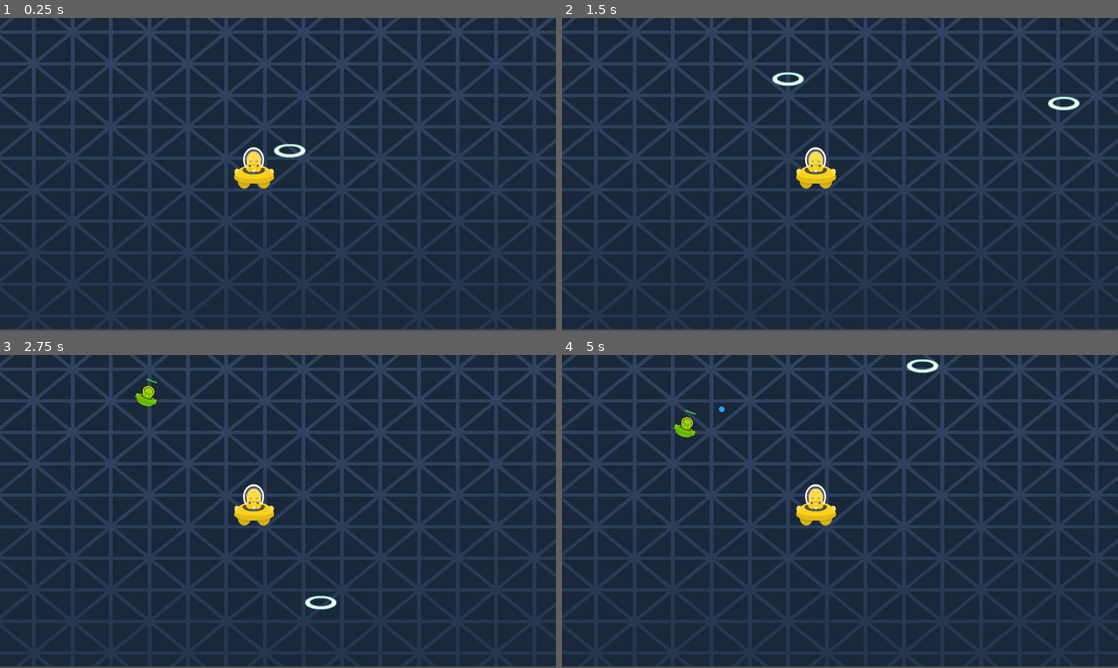
Above: before the commit, frames 1-4 (two rows, left to right).
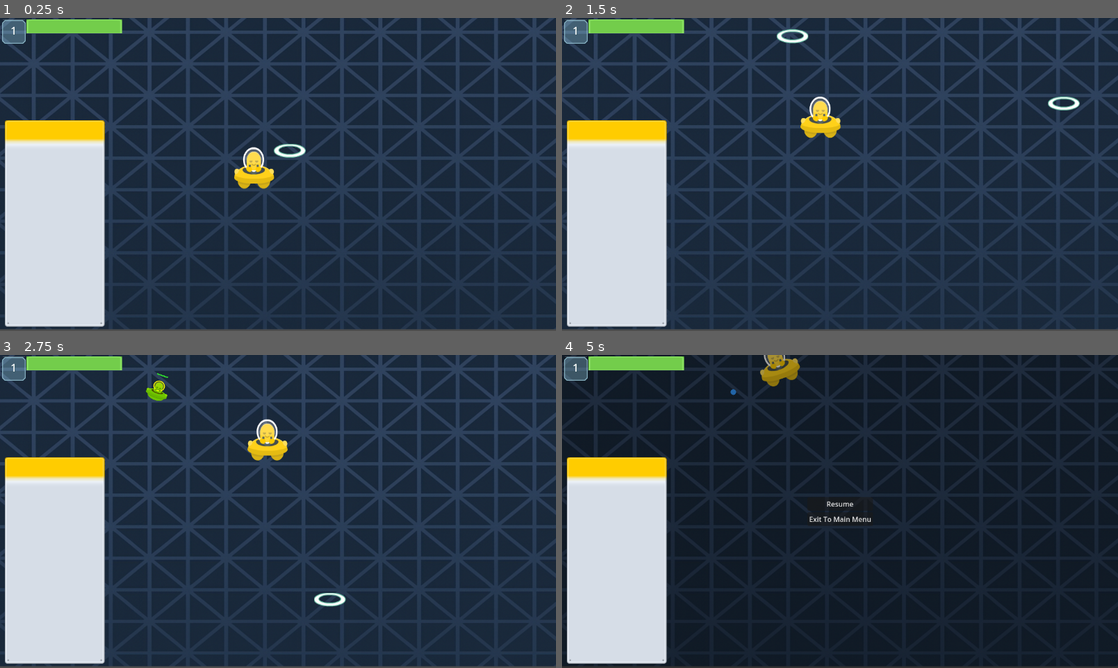
Above: after the commit, the same moments.

Repository: Ahmet-CSS/Spaceship-Game
Game: Godot game, scene res://Scenes/game.tscn
Two runs of this game, one before a commit and one after it. Both use one fixed random seed, a clock stepped at 60 frames per second and the inputs below.
Inputs (mouse positions are in pixels of both pictures, inside the frame that each line leads up to):
- Up to frame 1 (0.25 s): no input
- Up to frame 2 (1.5 s): move the mouse to (962, 158) at 0.52 s; hold W (move_up, bound only before the commit) 0.53-1.28 s; tap D (move_righ, bound only before the commit) at 0.6 s; click (962, 158) at 0.8 s; move the mouse to (728, 190) at 1.27 s; hold S (move_down, bound only before the commit) from 1.28 s (still down); click (728, 190) at 1.35 s
- Up to frame 3 (2.75 s): tap D (move_righ, bound only before the commit) at 1.55, 2.1 s; move the mouse to (333, 442) at 2.02 s; release S (move_down, bound only before the commit) at 2.03 s; hold W (move_up, bound only before the commit) from 2.03 s (still down); click (333, 442) at 2.3 s
- Up to frame 4 (5 s): move the mouse to (812, 574) at 2.77 s; click (812, 574) at 2.85 s; tap D (move_righ, bound only before the commit) at 3.05, 3.6, 4.55 s; move the mouse to (1006, 558) at 3.52 s; release W (move_up, bound only before the commit) at 3.53 s; hold A (move_left, bound only before the commit) from 3.53 s (still down); click (1006, 558) at 3.8 s; tap Escape (pause, bound only after the commit) at 4.15 s; move the mouse to (673, 464) at 4.27 s; click (673, 464) at 4.35 s

The runs differ from the first frame. In frame 1, 13% of the frame differs, in the area x 0-22%, y 0-99%; in frame 2, 15%; in frame 3, 15%; in frame 4, 43%, in the area x 0-100%, y 0-100%.
Error before the commit: Attempt to call function 'update_health' in base 'null instance' on a null instance. (res://Player/player.gd:31)

Commit message:
HP+XP UI complete

Diff:
--- a/survivor/Player/player.gd
+++ b/survivor/Player/player.gd
@@ -22,14 +22,13 @@
 signal died
 var stats: PlayerStatus
 
-@onready var ui = get_tree().get_first_node_in_group("ui")
+@onready var ui: Node = null
 var xp := 0
+
 
 
 func _ready() -> void:
 	add_to_group("Player")
-	ui.update_health(80)
-	ui.update_xp(25)
 
 # Find nearest Enemy within detection radius
 func _pick_target() -> Node2D:
@@ -79,7 +78,7 @@
 
 func _physics_process(_delta:float) -> void:
 	# Movement
-	var input_direction = Input.get_vector("left", "right", "up", "down")
+	var input_direction = Input.get_vector("left","right","up","down")
 	velocity = input_direction * speed
 	move_and_slide()
 
@@ -106,15 +105,11 @@
 
 # forward damage to stats, die when no HP
 func take_damage(amount: int) -> void:
-	if stats == null:
-		return
+	if stats == null: return
 	stats.take_damage(amount)
-	ui.update_health(stats.hp)
 	if stats.hp <= 0:
 		emit_signal("died")
 
-
-
 func gain_xp(amount: int) -> void:
-	xp += amount
-	ui.update_xp(xp)
+	if stats == null: return
+	stats.add_xp(amount)
--- a/survivor/Player/player.tscn
+++ b/survivor/Player/player.tscn
@@ -1,7 +1,7 @@
 [gd_scene load_steps=4 format=3 uid="uid://bq2fxemi6ggwn"]
 
 [ext_resource type="Script" uid="uid://b07hkds215ol3" path="res://Player/player.gd" id="1_5j8kf"]
-[ext_resource type="Texture2D" uid="uid://bff6mjtwo3h27" path="res://assets/SpaceAliens/shipYellow_manned.png" id="2_4ntmi"]
+[ext_resource type="Texture2D" uid="uid://bff6mjtwo3h27" path="res://SpaceAliens/shipYellow_manned.png" id="2_4ntmi"]
 [ext_resource type="PackedScene" uid="uid://c7rqsmrgorcim" path="res://Player/Bullet.tscn" id="2_btcbx"]
 
 [node name="Player" type="CharacterBody2D"]
--- a/survivor/Resources/PlayerStats.gd
+++ b/survivor/Resources/PlayerStats.gd
@@ -5,6 +5,12 @@
 var xp: int = 0
 var max_hp: int = 100
 var hp: int = max_hp
+
+func level() -> int:
+	return 1 + int(xp / 5.0)
+
+func xp_in_level() -> int:
+	return xp % 5
 
 func add_xp(amount: int) -> void:
 	xp += amount
--- a/survivor/Scenes/game.gd
+++ b/survivor/Scenes/game.gd
@@ -18,6 +18,10 @@
 	$Player.stats = player_stats
 	$Player.died.connect(_on_player_died)
 
+	var ui = get_tree().get_first_node_in_group("ui")
+	if ui and "bind_stats" in ui:
+		ui.bind_stats(player_stats)
+
 func _on_player_died() -> void:
 	# Freeze time and show game-over menu
 	Engine.time_scale = 0.0
--- a/survivor/Scenes/game.tscn
+++ b/survivor/Scenes/game.tscn
@@ -6,6 +6,8 @@
 [ext_resource type="PackedScene" uid="uid://4r8x2508f57f" path="res://UI/GameOverMenu.tscn" id="3_i6g32"]
 [ext_resource type="Texture2D" uid="uid://dh460ufxe77f8" path="res://assets/SpaceAliens/backround.png" id="4_i6g32"]
 [ext_resource type="PackedScene" uid="uid://bgjhfbd64fbc1" path="res://Enemy/EnemySpawner.tscn" id="4_qcbus"]
+[ext_resource type="PackedScene" uid="uid://4gr0umo4ekb3" path="res://UI/hpxp_ui.tscn" id="7_1l0tm"]
+[ext_resource type="PackedScene" uid="uid://c7kuvbfw07o3a" path="res://UI/detail_status_ui.tscn" id="8_v158k"]
 
 [node name="Game" type="Node"]
 script = ExtResource("1_5diyh")
@@ -25,3 +27,7 @@
 enemy_container = NodePath("../EnemyContainer")
 
 [node name="EnemyContainer" type="Node2D" parent="."]
+
+[node name="HPXP_UI" parent="." instance=ExtResource("7_1l0tm")]
+
+[node name="DetailStatus_UI" parent="." instance=ExtResource("8_v158k")]
--- /dev/null
+++ b/survivor/UI/detail_status_ui.tscn
@@ -0,0 +1,16 @@
+[gd_scene load_steps=2 format=3 uid="uid://c7kuvbfw07o3a"]
+
+[ext_resource type="Texture2D" uid="uid://cmpivbiiqxwxo" path="res://UI/status_panel.tres" id="1_281h4"]
+
+[node name="DetailStatus_UI" type="CanvasLayer" groups=["ui"]]
+
+[node name="NinePatchRect" type="NinePatchRect" parent="."]
+offset_left = 11.0
+offset_top = 235.0
+offset_right = 241.0
+offset_bottom = 710.0
+texture = ExtResource("1_281h4")
+patch_margin_left = 12
+patch_margin_top = 25
+patch_margin_right = 12
+patch_margin_bottom = 12
--- /dev/null
+++ b/survivor/UI/empty.tres
@@ -0,0 +1,7 @@
+[gd_resource type="AtlasTexture" load_steps=2 format=3 uid="uid://bf32bscl68bko"]
+
+[ext_resource type="Texture2D" uid="uid://bpashs41saun8" path="res://assets/UIPack-SciFi/uipackSpace_sheet.png" id="1_nkw0i"]
+
+[resource]
+atlas = ExtResource("1_nkw0i")
+region = Rect2(409.7, 327.8, 102.3, 28.6)
--- a/survivor/UI/health_fill.tres
+++ b/survivor/UI/health_fill.tres
@@ -1,7 +1,7 @@
 [gd_resource type="AtlasTexture" load_steps=2 format=3 uid="uid://dktgbdravx02o"]
 
-[ext_resource type="Texture2D" uid="uid://bpashs41saun8" path="res://assets/UIPack-SciFi/uipackSpace_sheet.png" id="1_c5t4s"]
+[ext_resource type="Texture2D" uid="uid://bpashs41saun8" path="res://UIPack-SciFi/uipackSpace_sheet.png" id="1_c5t4s"]
 
 [resource]
 atlas = ExtResource("1_c5t4s")
-region = Rect2(104, 399.5, 95, 32)
+region = Rect2(102, 402, 96, 26)
--- a/survivor/UI/hpxp_ui.gd
+++ b/survivor/UI/hpxp_ui.gd
@@ -1,10 +1,22 @@
 extends CanvasLayer
 
 @onready var health_bar = $Health
-@onready var xp_bar = $XP
+@onready var xp_bar     = $XP
+@onready var level_label: Label = $Frame/LvlText
 
-func update_health(value: float):
-	health_bar.value = clamp(value, 0, health_bar.max)
+var stats: PlayerStatus
 
-func update_xp(value: float):
-	xp_bar.value = clamp(value, 0, xp_bar.max)
+func bind_stats(s: PlayerStatus) -> void:
+	if stats and stats.stats_changed.is_connected(_on_stats_changed):
+		stats.stats_changed.disconnect(_on_stats_changed)
+	stats = s
+	stats.stats_changed.connect(_on_stats_changed)
+	_on_stats_changed()
+
+func _on_stats_changed() -> void:
+	if stats == null: return
+	health_bar.max_value = stats.max_hp
+	health_bar.value     = stats.hp
+	level_label.text = str(stats.level())
+	xp_bar.max_value = 5
+	xp_bar.value     = stats.xp_in_level()
--- a/survivor/UI/hpxp_ui.tscn
+++ b/survivor/UI/hpxp_ui.tscn
@@ -1,10 +1,10 @@
 [gd_scene load_steps=8 format=3 uid="uid://4gr0umo4ekb3"]
 
 [ext_resource type="Script" uid="uid://cdhm4n886rnk0" path="res://UI/hpxp_ui.gd" id="1_gb3bk"]
-[ext_resource type="Texture2D" uid="uid://bf32bscl68bko" path="res://UI/health_empty.tres" id="1_ujm5b"]
+[ext_resource type="Texture2D" uid="uid://bf32bscl68bko" path="res://UI/empty.tres" id="1_ujm5b"]
 [ext_resource type="Texture2D" uid="uid://dktgbdravx02o" path="res://UI/health_fill.tres" id="3_ooyr2"]
-[ext_resource type="Texture2D" uid="uid://bpashs41saun8" path="res://assets/UIPack-SciFi/uipackSpace_sheet.png" id="3_x50lp"]
-[ext_resource type="Texture2D" uid="uid://dfe5axvxinbc5" path="res://UI/xp_under.tres" id="5_gb3bk"]
+[ext_resource type="Texture2D" uid="uid://bpashs41saun8" path="res://UIPack-SciFi/uipackSpace_sheet.png" id="3_x50lp"]
+[ext_resource type="Texture2D" uid="uid://dfe5axvxinbc5" path="res://UI/under.tres" id="5_gb3bk"]
 [ext_resource type="Texture2D" uid="uid://cdvoijlve016p" path="res://UI/xp_fill.tres" id="5_x50lp"]
 
 [sub_resource type="AtlasTexture" id="AtlasTexture_gb3bk"]
@@ -17,7 +17,7 @@
 [node name="Health" type="TextureProgressBar" parent="."]
 offset_left = 61.0
 offset_top = 3.0
-offset_right = 211.0
+offset_right = 281.0
 offset_bottom = 35.0
 value = 100.0
 nine_patch_stretch = true
@@ -28,7 +28,7 @@
 [node name="XP" type="TextureProgressBar" parent="."]
 offset_left = 61.0
 offset_top = 35.0
-offset_right = 211.0
+offset_right = 281.0
 offset_bottom = 67.0
 value = 75.0
 nine_patch_stretch = true
@@ -42,7 +42,7 @@
 region_enabled = true
 region_rect = Rect2(101, 199, 98, 100)
 
-[node name="Label" type="Label" parent="Frame"]
+[node name="LvlText" type="Label" parent="Frame"]
 offset_left = -29.037
 offset_top = -37.2727
 offset_right = 26.963
--- /dev/null
+++ b/survivor/UI/status_panel.tres
@@ -0,0 +1,7 @@
+[gd_resource type="AtlasTexture" load_steps=2 format=3 uid="uid://cmpivbiiqxwxo"]
+
+[ext_resource type="Texture2D" uid="uid://bpashs41saun8" path="res://assets/UIPack-SciFi/uipackSpace_sheet.png" id="1_cchvl"]
+
+[resource]
+atlas = ExtResource("1_cchvl")
+region = Rect2(0, 400, 100, 100)
--- /dev/null
+++ b/survivor/UI/under.tres
@@ -0,0 +1,7 @@
+[gd_resource type="AtlasTexture" load_steps=2 format=3 uid="uid://dfe5axvxinbc5"]
+
+[ext_resource type="Texture2D" uid="uid://bpashs41saun8" path="res://assets/UIPack-SciFi/uipackSpace_sheet.png" id="1_hru2c"]
+
+[resource]
+atlas = ExtResource("1_hru2c")
+region = Rect2(417, 236, 95, 26)
--- a/survivor/UI/xp_fill.tres
+++ b/survivor/UI/xp_fill.tres
@@ -1,7 +1,7 @@
 [gd_resource type="AtlasTexture" load_steps=2 format=3 uid="uid://cdvoijlve016p"]
 
-[ext_resource type="Texture2D" uid="uid://bpashs41saun8" path="res://assets/UIPack-SciFi/uipackSpace_sheet.png" id="1_bhsfl"]
+[ext_resource type="Texture2D" uid="uid://bpashs41saun8" path="res://UIPack-SciFi/uipackSpace_sheet.png" id="1_bhsfl"]
 
 [resource]
 atlas = ExtResource("1_bhsfl")
-region = Rect2(0, 400, 98, 28)
+region = Rect2(202, 102, 96, 26)
--- a/survivor/project.godot
+++ b/survivor/project.godot
@@ -12,7 +12,7 @@
 
 config/name="Survivor"
 run/main_scene="uid://dduc54np40l3g"
-config/features=PackedStringArray("4.4", "Forward Plus")
+config/features=PackedStringArray("4.5", "Forward Plus")
 config/icon="res://icon.svg"
 
 [display]
@@ -22,30 +22,33 @@
 
 [input]
 
-move_up={
+left={
+"deadzone": 0.2,
+"events": [Object(InputEventKey,"resource_local_to_scene":false,"resource_name":"","device":-1,"window_id":0,"alt_pressed":false,"shift_pressed":false,"ctrl_pressed":false,"meta_pressed":false,"pressed":false,"keycode":0,"physical_keycode":65,"key_label":0,"unicode":97,"location":0,"echo":false,"script":null)
+, Object(InputEventKey,"resource_local_to_scene":false,"resource_name":"","device":-1,"window_id":0,"alt_pressed":false,"shift_pressed":false,"ctrl_pressed":false,"meta_pressed":false,"pressed":false,"keycode":0,"physical_keycode":4194319,"key_label":0,"unicode":0,"location":0,"echo":false,"script":null)
+]
+}
+right={
+"deadzone": 0.2,
+"events": [Object(InputEventKey,"resource_local_to_scene":false,"resource_name":"","device":-1,"window_id":0,"alt_pressed":false,"shift_pressed":false,"ctrl_pressed":false,"meta_pressed":false,"pressed":false,"keycode":0,"physical_keycode":68,"key_label":0,"unicode":100,"location":0,"echo":false,"script":null)
+, Object(InputEventKey,"resource_local_to_scene":false,"resource_name":"","device":-1,"window_id":0,"alt_pressed":false,"shift_pressed":false,"ctrl_pressed":false,"meta_pressed":false,"pressed":false,"keycode":0,"physical_keycode":4194321,"key_label":0,"unicode":0,"location":0,"echo":false,"script":null)
+]
+}
+up={
 "deadzone": 0.2,
 "events": [Object(InputEventKey,"resource_local_to_scene":false,"resource_name":"","device":-1,"window_id":0,"alt_press …(192 unchanged characters)…
+, Object(InputEventKey,"resource_local_to_scene":false,"resource_name":"","device":-1,"window_id":0,"alt_pressed":false,"shift_pressed":false,"ctrl_pressed":false,"meta_pressed":false,"pressed":false,"keycode":0,"physical_keycode":4194320,"key_label":0,"unicode":0,"location":0,"echo":false,"script":null)
 ]
 }
-move_down={
+down={
 "deadzone": 0.2,
 "events": [Object(InputEventKey,"resource_local_to_scene":false,"resource_name":"","device":-1,"window_id":0,"alt_press …(192 unchanged characters)…
+, Object(InputEventKey,"resource_local_to_scene":false,"resource_name":"","device":-1,"window_id":0,"alt_pressed":false,"shift_pressed":false,"ctrl_pressed":false,"meta_pressed":false,"pressed":false,"keycode":0,"physical_keycode":4194322,"key_label":0,"unicode":0,"location":0,"echo":false,"script":null)
 ]
 }
-move_left={
+pause={
 "deadzone": 0.2,
-"events": [Object(InputEventKey,"resource_local_to_scene":fa …(140 unchanged characters)… d":false,"keycode":0,"physical_keycode":65,"key_label":0,"unicode":97,"location":0,"echo":false,"script":null)
-]
-}
-move_righ={
-"deadzone": 0.2,
-"events": [Object(InputEventKey,"resource_local_to_scene":false,"resource_name":"","device":-1,"window_id":0,"alt_pressed":false,"shift_pressed":false,"ctrl_pressed":false,"meta_pressed":false,"pressed":false,"keycode":0,"physical_keycode":68,"key_label":0,"unicode":100,"location":0,"echo":false,"script":null)
-]
-}
-shoot={
-"deadzone": 0.2,
-"events": [Object(InputEventMouseButton,"resource_local_to_scene":false,"resource_name":"","device":-1,"window_id":0,"alt_pressed":false,"shift_pressed":false,"ctrl_pressed":false,"meta_pressed":false,"button_mask":0,"position":Vector2(0, 0),"global_position":Vector2(0, 0),"factor":1.0,"button_index":1,"canceled":false,"pressed":false,"double_click":false,"script":null)
-, Object(InputEventKey,"resource_local_to_scene":false,"resource_name":"","device":-1,"window_id":0,"alt_pressed":false,"shift_pressed":false,"ctrl_pressed":false,"meta_pressed":false,"pressed":false,"keycode":0,"physical_keycode":4194309,"key_label":0,"unicode":0,"location":0,"echo":false,"script":null)
+"events": [Object(InputEventKey,"resource_local_to_scene":fa …(140 unchanged characters)… d":false,"keycode":0,"physical_keycode":4194305,"key_label":0,"unicode":0,"location":0,"echo":false,"script":null)
 ]
 }
 
--- a/survivor/scripts/enemy_spawner.gd
+++ b/survivor/scripts/enemy_spawner.gd
@@ -1,6 +1,6 @@
 extends Node2D
 
-@export var enemy_scene: PackedScene = preload("res://scenes/enemy.tscn")
+@export var enemy_scene: PackedScene = preload("res://scenes/Enemy.tscn")
 @export var spawn_position := Vector2(400, 300)
 
 func _ready() -> void:
Not shown: 1 places in survivor/Scenes/game.tscn that only renumber resources
Not shown, added: survivor/SpaceAliens/License.txt
Binary file added: survivor/SpaceAliens/laserGreen3.png
Not shown, added: survivor/SpaceAliens/laserGreen3.png.import
Binary file added: survivor/SpaceAliens/shipGreen_manned.png
Not shown, added: survivor/SpaceAliens/shipGreen_manned.png.import
Binary file added: survivor/SpaceAliens/shipYellow_manned.png
Not shown, added: survivor/SpaceAliens/shipYellow_manned.png.import
Not shown, added: survivor/UIPack-SciFi/License.txt
Binary file added: survivor/UIPack-SciFi/uipackSpace_sheet.png
Not shown, added: survivor/UIPack-SciFi/uipackSpace_sheet.png.import
Not shown, changed: survivor/assets/SpaceAliens/backround.png.import
(and 7 more such lines)
